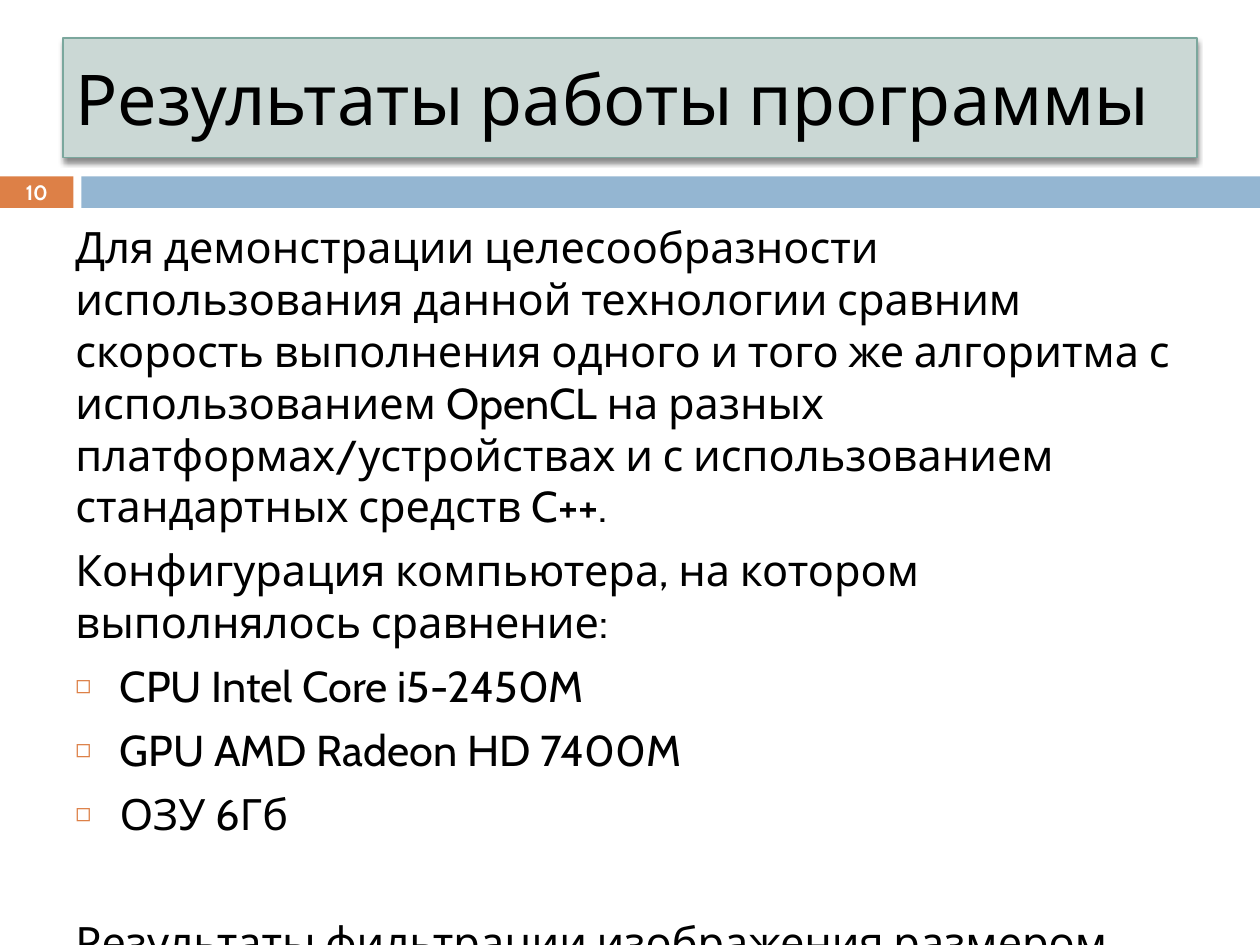
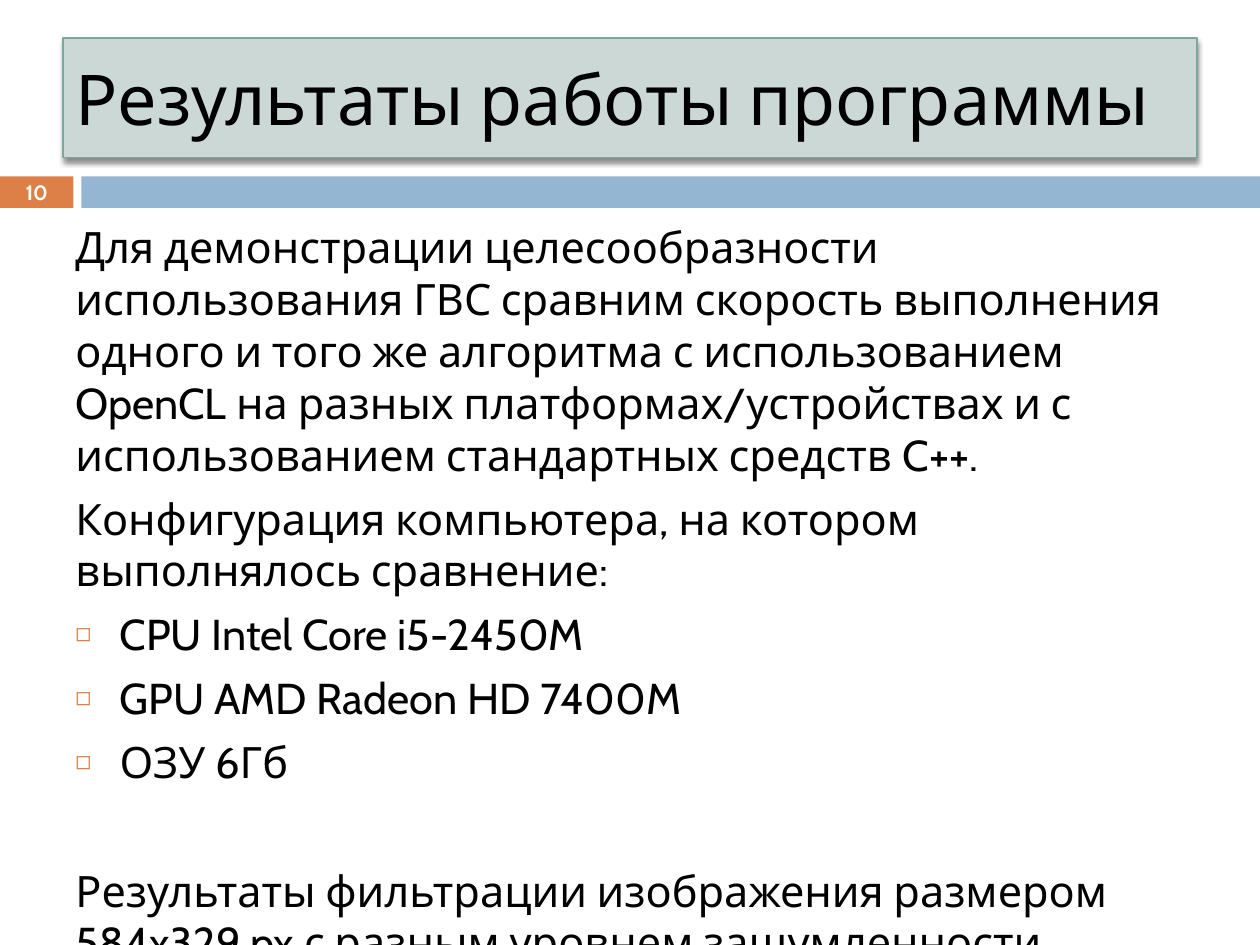
Before and after one commit to ustadenis/OpenCLImageFilter, a slide deck: slide 10 of Diplom/Презентация.pptx. Drawn at 1260x945 pixels with LibreOffice and Linux fonts; fonts in the diff are those of the drawing. Boxes give left, top, right and bottom in pixels: in the first picture for what was removed or moved away, otherwise in the second. Text is boxed around its words. In the diff, an @@ line names an element or a change of style, - is before the commit and + after.

```diff
--- a/Diplom/Презентация.pptx
+++ b/Diplom/Презентация.pptx
@@ text at (x1=75, y1=230, x2=1161, y2=482): text changed @@
-Для демонстрации целесообразности использования данной технологии сравним скорость выполнения одного и того же алгоритма с использованием OpenCL на разных платформах/устройствах и с использованием стандартных средств C++.
+Для демонстрации целесообразности использования ГВС сравним скорость выполнения одного и того же алгоритма с использованием OpenCL на разных платформах/устройствах и с использованием стандартных средств C++.
```
Also in this commit, not shown: 3 other slides changed, 1 other file.
